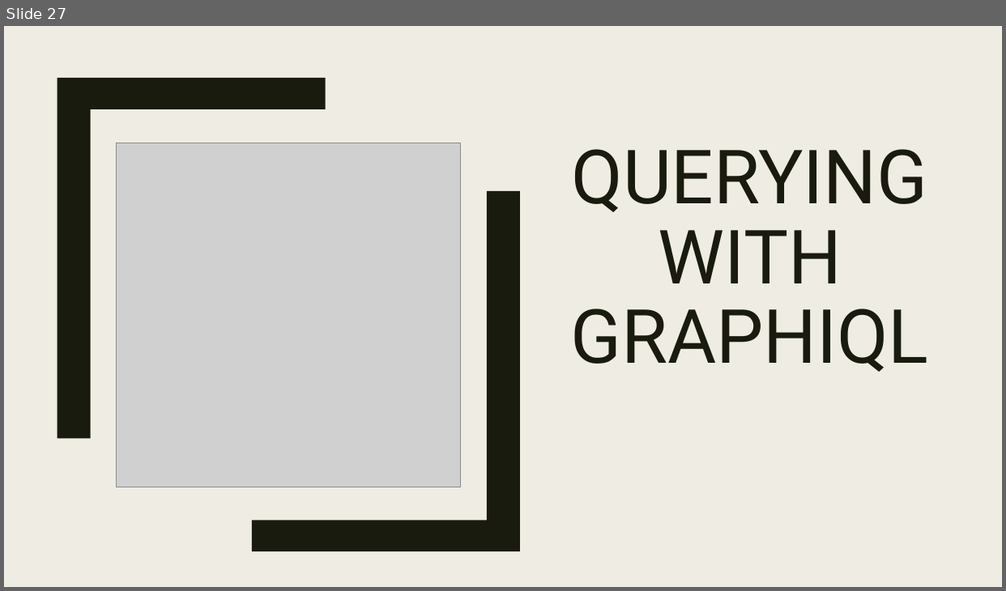
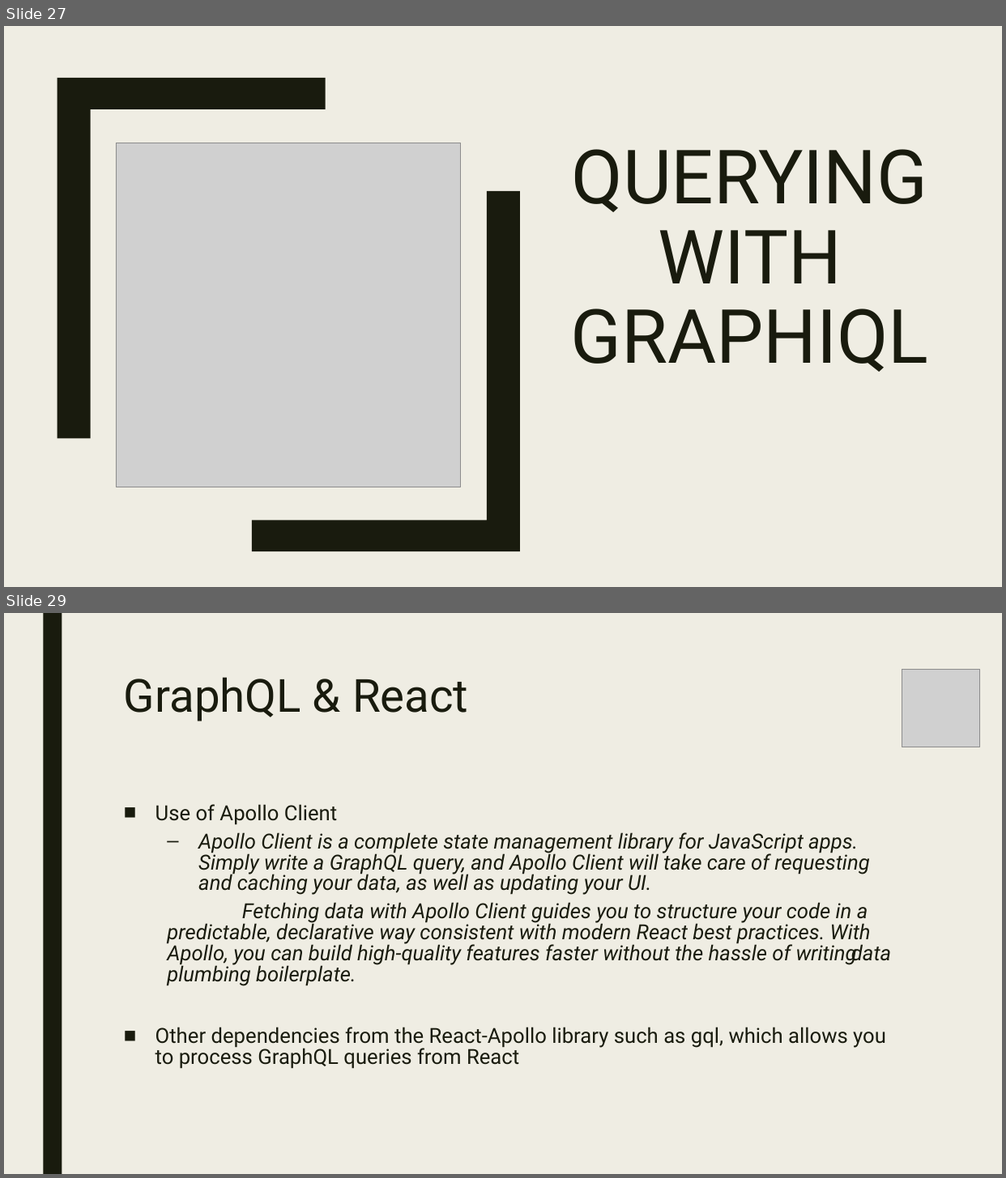
Before and after one commit to leono93/GraphQL_New-Tech, a slide deck: presentation/GraphQL_t7oele00.pptx. Shown one above the other, each under a label of ours: slide 27 before the commit, slides 27 and 29 after it; the slides between them are not shown. The pictures are 1006x591 and 1006x1178 pixels, drawn with LibreOffice and Linux fonts; fonts in the diff are those of the drawing; grey boxes stand for pictures. Boxes give left, top, right and bottom in pixels: in the first picture for what was removed or moved away, otherwise in the second. Text is boxed around its words. In the diff, an @@ line names an element or a change of style, - is before the commit and + after.

```diff
--- a/presentation/GraphQL_t7oele00.pptx
+++ b/presentation/GraphQL_t7oele00.pptx
@@ slide 29 added at box(4, 613, 1002, 1174), background #EFEDE3; not listed: 1 template element that a slide beside it also shows @@
@@ title added at box(124, 677, 468, 722), 44 pt, text #191B0E @@
+GraphQL & React
@@ picture added at box(902, 669, 980, 747) @@
@@ text added at box(155, 804, 891, 1069), 20 pt, text #191B0E, italic @@
+■ Use of Apollo Client
+  – Apollo Client is a complete state management library for JavaScript apps. Simply write a GraphQL query, and Apollo Client will take care of requesting and caching your data, as well as updating your UI.
+  Fetching data with Apollo Client guides you to structure your code in a predictable, declarative way consistent with modern React best practices. With Apollo, you can build high-quality features faster without the hassle of writing data plumbing boilerplate.
+■ Other dependencies from the React-Apollo library such as gql, which allows you to process GraphQL queries from React
```
Also in this commit, not shown: 2 slides changed, 5 other slides added.
